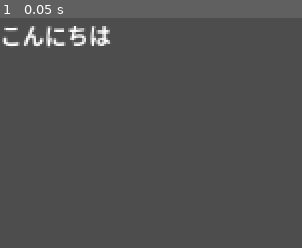
Above: before the commit, frame 1.
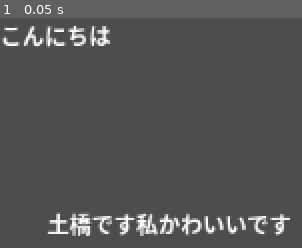
Above: after the commit, the same moment.

Repository: x25n003-blip/Gamecat
Game: Godot game, scene res://main.tscn
The game is run twice, just before and just after one commit, with the same random seed, the same clock (stepped at 60 frames per second) and the same inputs. The project has no main scene, so this scene is started directly.
Inputs:
- Up to frame 1 (0.05 s): no input

The runs differ from the first frame. In frame 1, 3.6% of the frame differs, in the area x 15-97%, y 84-95%.

Commit message:
ラベル追加したよ

Diff:
--- a/main.tscn
+++ b/main.tscn
@@ -6,3 +6,10 @@
 offset_right = 40.0
 offset_bottom = 23.0
 text = "こんにちは"
+
+[node name="Label2" type="Label" parent="." unique_id=337901607]
+offset_left = 34.0
+offset_top = 136.0
+offset_right = 74.0
+offset_bottom = 159.0
+text = "土橋です私かわいいです"
